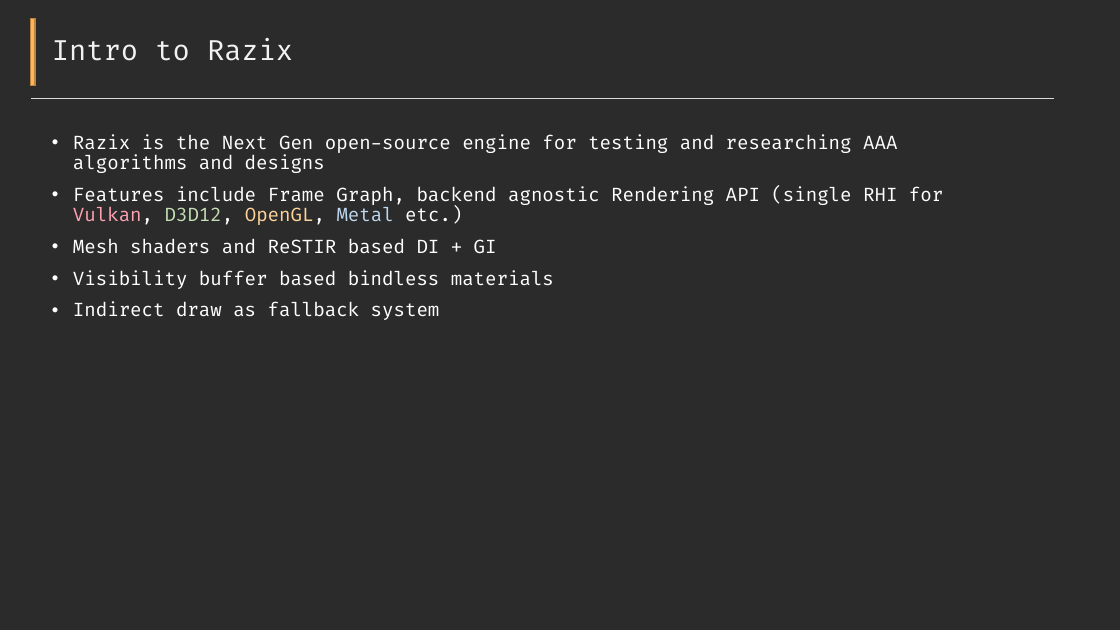
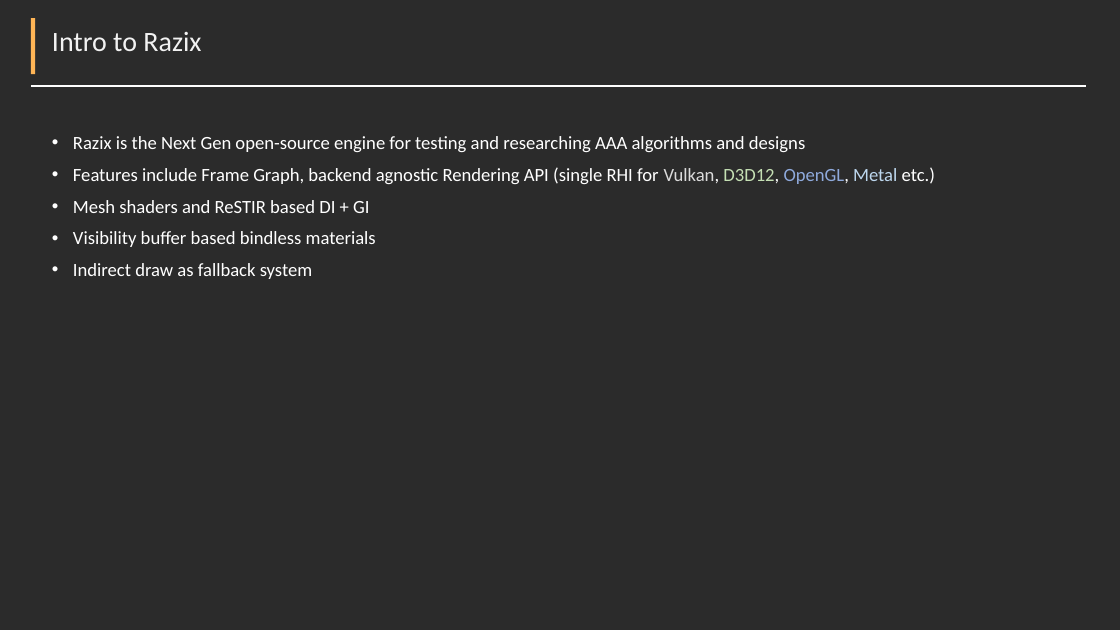
Before and after one commit to Pikachuxxxx/Razix, a slide deck: slide 2 of Docs/Features overview.pptx. Drawn at 1120x630 pixels with LibreOffice and Linux fonts; fonts in the diff are those of the drawing; background and template pictures are left out; a plain dark background stands for a picture behind light text. Boxes give left, top, right and bottom in pixels: in the first picture for what was removed or moved away, otherwise in the second. Text is boxed around its words. In the diff, an @@ line names an element or a change of style, - is before the commit and + after.

Commit message:
RHI ECS handshake design docs;

```diff
--- a/Docs/Features overview.pptx
+++ b/Docs/Features overview.pptx
@@ rectangle: place and size @@
-rectangle at (31,18,35,86)
+rectangle at (31,18,35,75)
@@ rectangle at (31,18,35,75): outline #BD8640 1 pt to none @@
@@ title "Intro to Razix" at (52,32,201,51): font Fira Code to Calibri @@
@@ line moved from (31, 98) - (1054, 98) to (31, 87) - (1086, 87) @@
@@ line (31, 87) - (1086, 87): stroke #D9D9D9 1.5 pt to #FFFFFF 1.5 pt @@
@@ text "Razix is the Next Gen ..." at (73,136,935,279): font Fira Code to Calibri; text colour #FFA1B1 to #DBDBDB in "Vulkan,"; text colour #FFD39A to #8FAADC in "OpenGL," @@
```
Also in this commit, not shown: 6 other slides changed, 2 slides added, 5 other files.
